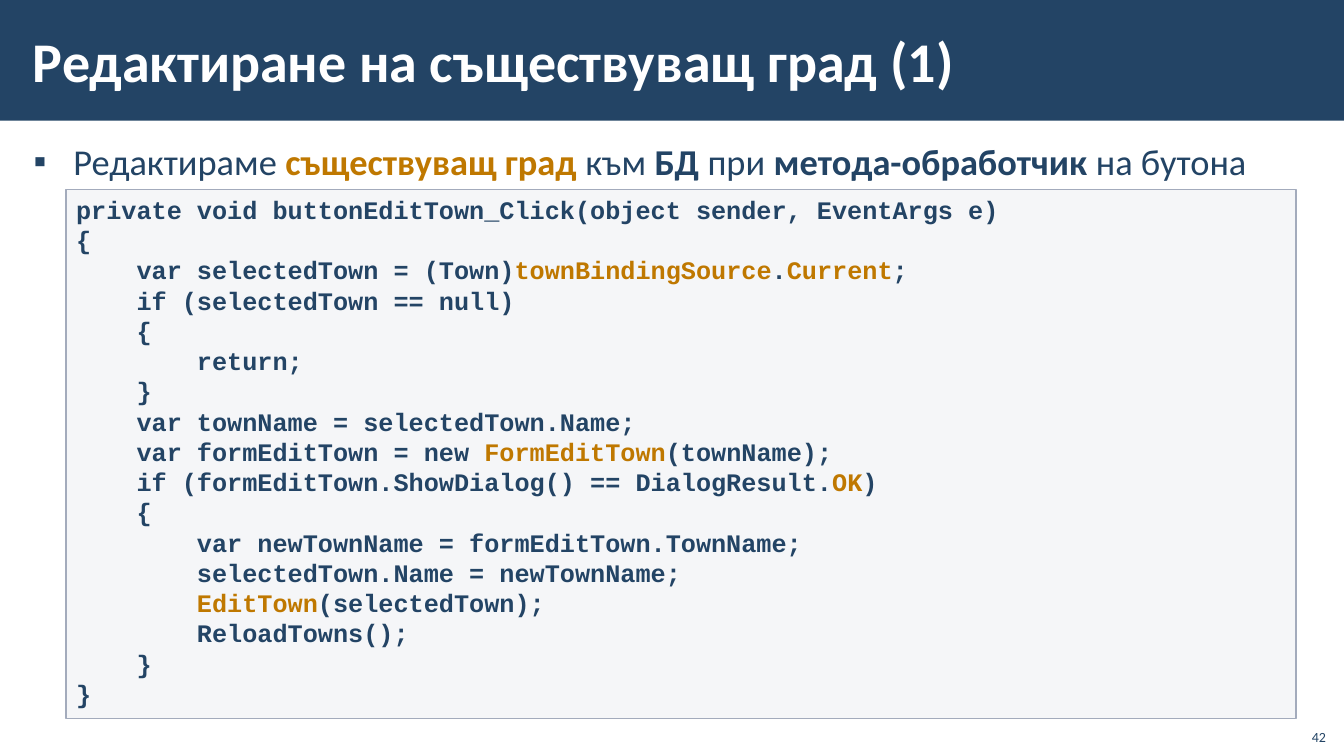
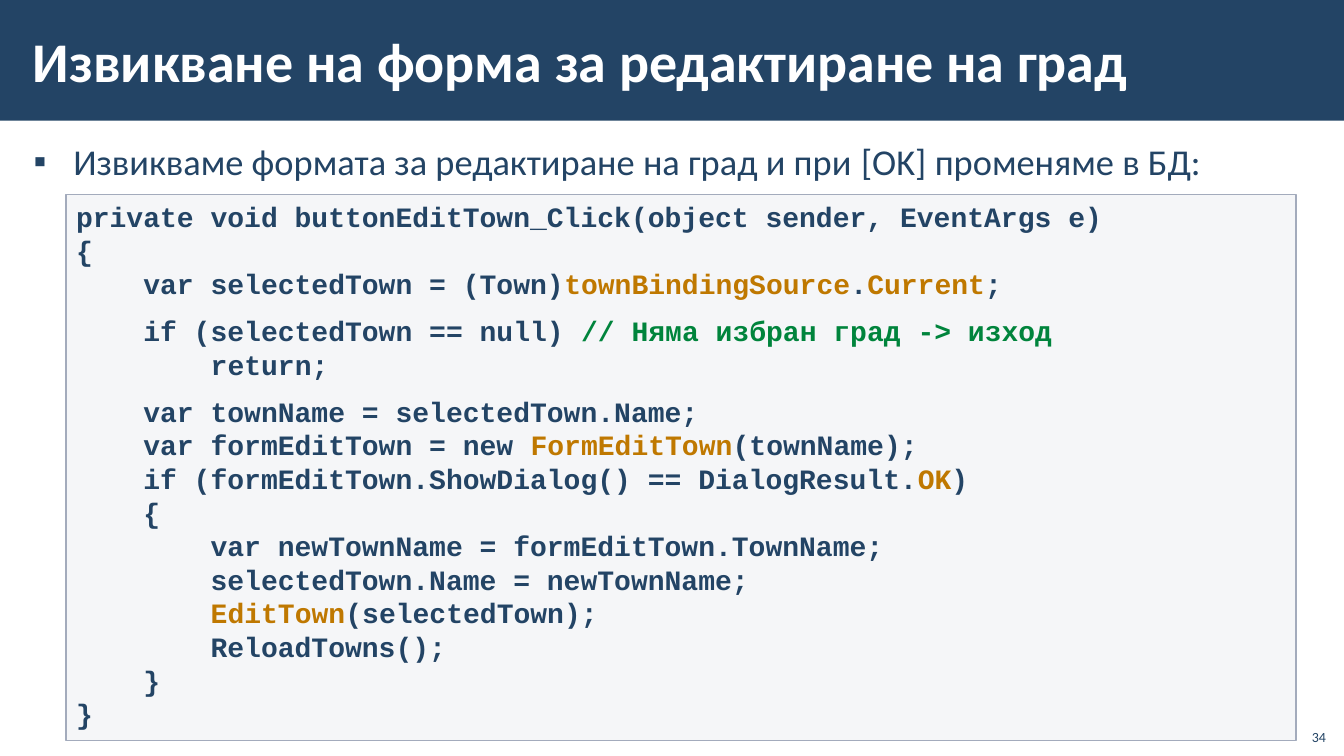
Before and after one commit to BG-IT-Edu/School-Programming, a slide deck: slide 34 of Courses/Software-Sciences/Module-4-Information-Systems-New/06-CRUD-with-EF-and-Windows-Forms/06-CRUD-with-EF-Core-and-Windows-Forms.pptx (slide 42 before the commit). Drawn at 1344x756 pixels with LibreOffice and Linux fonts; fonts in the diff are those of the drawing; background and template pictures are left out. Boxes give left, top, right and bottom in pixels: in the first picture for what was removed or moved away, otherwise in the second. Text is boxed around its words. In the diff, an @@ line names an element or a change of style, - is before the commit and + after.

```diff
--- a/Courses/Software-Sciences/Module-4-Information-Systems-New/06-CRUD-with-EF-and-Windows-Forms/06-CRUD-with-EF-Core-and-Windows-Forms.pptx
+++ b/Courses/Software-Sciences/Module-4-Information-Systems-New/06-CRUD-with-EF-and-Windows-Forms/06-CRUD-with-EF-Core-and-Windows-Forms.pptx
@@ title at [33, 43, 1127, 91]: text changed @@
-Редактиране на съществуващ град (1)
+Извикване на форма за редактиране на град
@@ text at [73, 148, 1201, 181]: text changed; bold off @@
-▪ Редактираме съществуващ град към БД при метода-обработчик на бутона
+▪ Извикваме формата за редактиране на град и при [OK] променяме в БД:
@@ text in rectangle at [67, 195, 1297, 741]: paragraph removed @@
-}
@@ rectangle "private void buttonEditTown_Click(object sender, EventArgs ...": place and size @@
-rectangle "private void buttonEditTown_Click(object sender, EventArgs ..." at [67, 190, 1297, 719]
+rectangle "private void buttonEditTown_Click(object sender, EventArgs ..." at [67, 195, 1297, 741]
@@ text in rectangle at [76, 207, 1102, 663]: size 18 to 20 pt in "private void buttonEditTown_Click(object sender, EventArgs e ...", "{", "var selectedTown = (Town)townBindingSource.Current;", "return;" and 10 more places @@
@@ text in rectangle at [143, 321, 1052, 347]: text changed; size 18 to 20 pt; text colour #234465 to #00843C @@
-if (selectedTown == null)
-{
+if (selectedTown == null) // Няма избран град -> изход
@@ page number at [1312, 733, 1326, 742]: text changed @@
-42
+34
```
Also in this commit, not shown: 26 other slides changed, 1 slide added, 9 slides removed.
